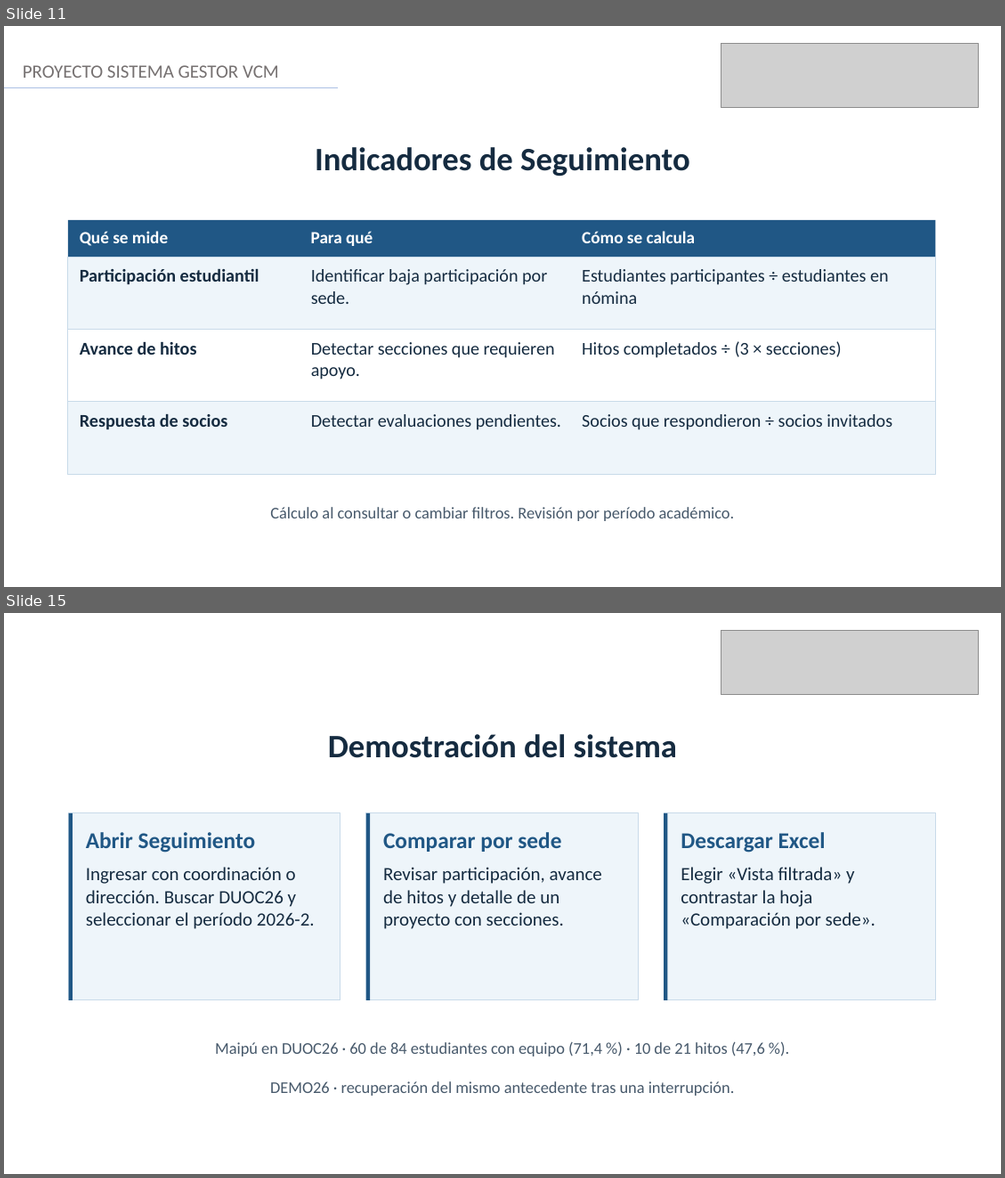
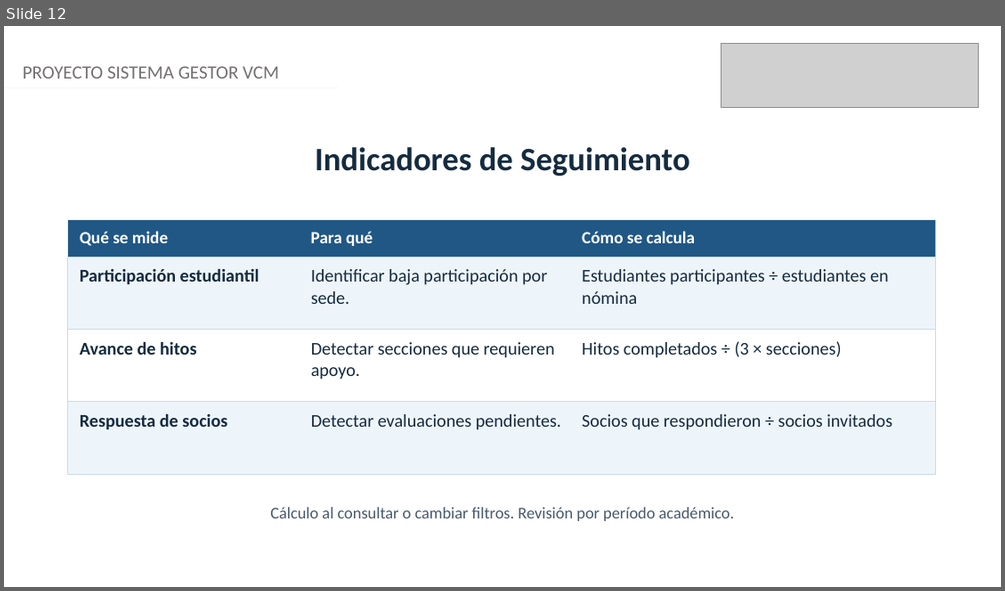
Before and after one commit to chiolinski/APT122-Sistema-Gestor-VCM, a slide deck: Fase 2/Evidencias Grupales/APT122_Presentacion_Final_Proyecto_VCM.pptx. Shown one above the other, each under a label of ours: slides 11 and 15 before the commit, slide 12 after it; the slides between them are not shown. The pictures are 1005x1178 and 1005x591 pixels, drawn with LibreOffice and Linux fonts; fonts in the diff are those of the drawing; grey boxes stand for pictures. Boxes give left, top, right and bottom in pixels: in the first picture for what was removed or moved away, otherwise in the second. Text is boxed around its words. In the diff, an @@ line names an element or a change of style, - is before the commit and + after.

```diff
--- a/Fase 2/Evidencias Grupales/APT122_Presentacion_Final_Proyecto_VCM.pptx
+++ b/Fase 2/Evidencias Grupales/APT122_Presentacion_Final_Proyecto_VCM.pptx
@@ slide 15 removed at (4, 613, 1001, 1174), background #FFFFFF @@
@@ picture removed at (721, 630, 979, 695) @@
@@ text removed at (328, 734, 678, 758) @@
-Demostración del sistema
@@ rectangle removed at (68, 813, 340, 1000) @@
@@ rectangle removed at (68, 813, 72, 1000) @@
@@ rectangle removed at (366, 813, 638, 1000) @@
@@ rectangle removed at (366, 813, 370, 1000) @@
@@ rectangle removed at (663, 813, 936, 1000) @@
@@ rectangle removed at (663, 813, 667, 1000) @@
@@ text removed at (86, 832, 256, 852) @@
-Abrir Seguimiento
@@ text removed at (383, 832, 561, 852) @@
-Comparar por sede
@@ text removed at (680, 832, 825, 852) @@
-Descargar Excel
@@ text removed at (86, 867, 315, 929) @@
-Ingresar con coordinación o dirección. Buscar DUOC26 y seleccionar el período 2026-2.
@@ text removed at (383, 867, 602, 929) @@
-Revisar participación, avance de hitos y detalle de un proyecto con secciones.
@@ text removed at (680, 867, 875, 929) @@
-Elegir «Vista filtrada» y contrastar la hoja «Comparación por sede».
@@ text removed at (215, 1041, 765, 1056) @@
-Maipú en DUOC26 · 60 de 84 estudiantes con equipo (71,4 %) · 10 de 21 hitos (47,6 %).
@@ text removed at (270, 1081, 735, 1095) @@
-DEMO26 · recuperación del mismo antecedente tras una interrupción.
@@ what was slide 11 is now slide 12 @@
@@ slide 12 changed as well @@
@@ text "PROYECTO SISTEMA GESTOR VCM" at (23, 66, 279, 79): text colour #767171 to #757070 @@
@@ line (4, 88) - (339, 88): stroke #ABC0E4 1.25 pt to #F5F7FC 1.25 pt @@
```
Also in this commit, not shown: 7 other slides changed, 9 slides added, 7 other slides removed.
